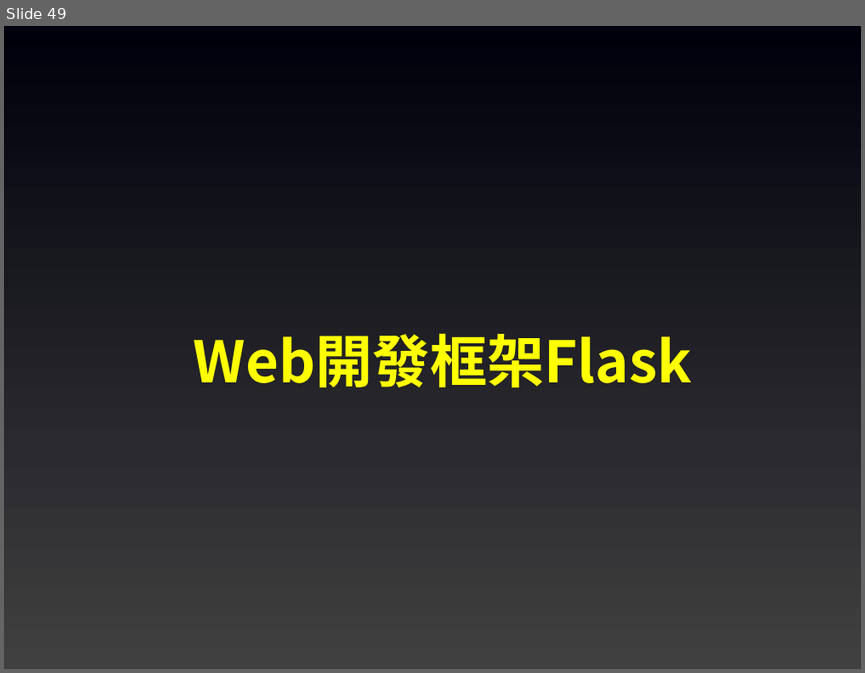
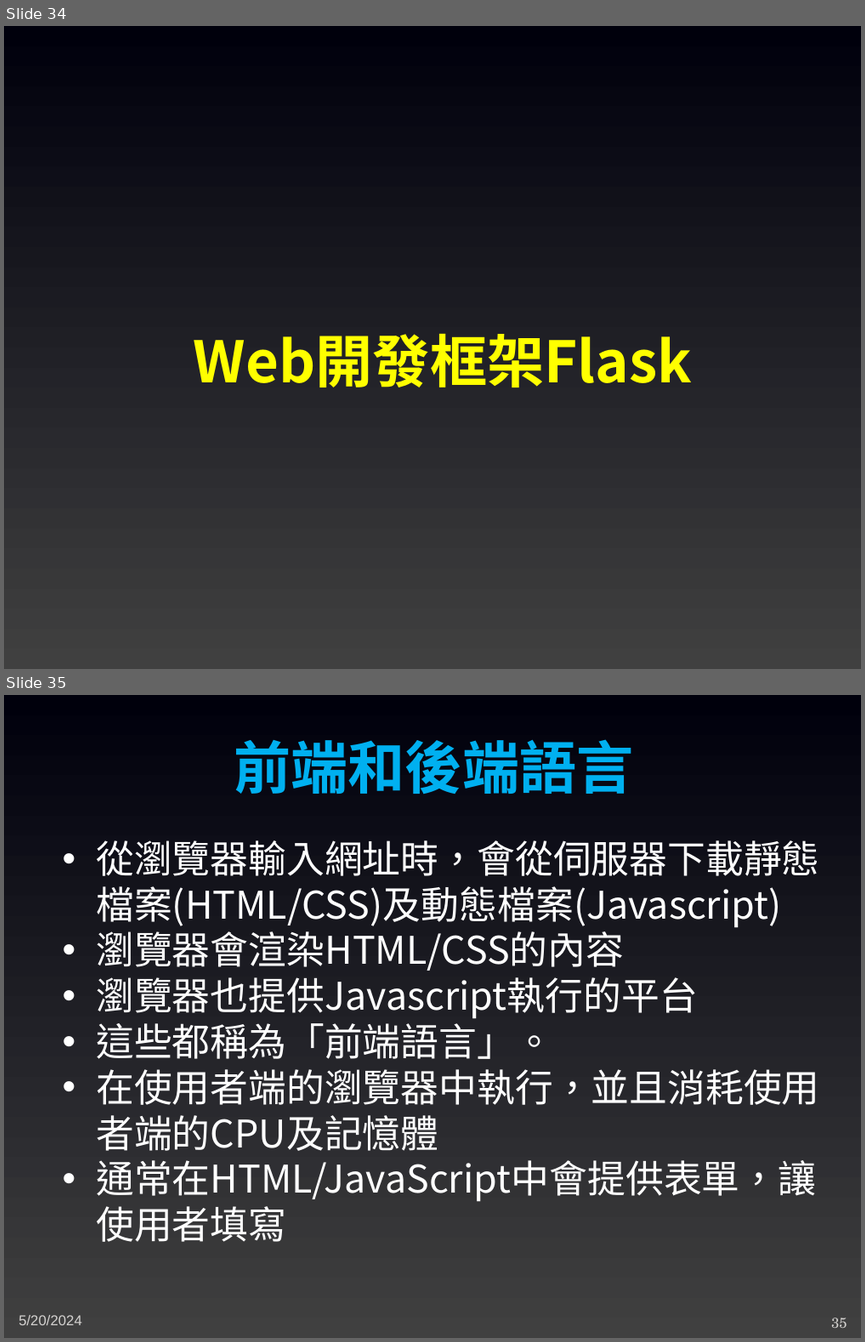
Before and after one commit to joshhu/sculinebot2024, a slide deck: Slides/05. 基礎觀念及知識.pptx. Shown one above the other, each under a label of ours: slide 49 before the commit, slides 34 and 35 after it. The pictures are 865x673 and 865x1342 pixels, drawn with LibreOffice and Linux fonts; fonts in the diff are those of the drawing. Boxes give left, top, right and bottom in pixels: in the first picture for what was removed or moved away, otherwise in the second. Text is boxed around its words. In the diff, an @@ line names an element or a change of style, - is before the commit and + after.

```diff
--- a/Slides/05. 基礎觀念及知識.pptx
+++ b/Slides/05. 基礎觀念及知識.pptx
@@ slide 35 added at bbox=[4, 695, 861, 1338], background gradient #404040 to #00000C @@
@@ text added at bbox=[234, 739, 633, 794], 48 pt, text #00B0F0, bold @@
+前端和後端語言
@@ text added at bbox=[96, 840, 820, 1242], 32 pt, text #FFFFFF @@
+• 從瀏覽器輸入網址時，會從伺服器下載靜態檔案(HTML/CSS)及動態檔案(Javascript)
+• 瀏覽器會渲染HTML/CSS的內容
+• 瀏覽器也提供Javascript執行的平台
+• 這些都稱為「前端語言」。
+• 在使用者端的瀏覽器中執行，並且消耗使用者端的CPU及記憶體
+• 通常在HTML/JavaScript中會提供表單，讓使用者填寫
@@ text added at bbox=[18, 1315, 82, 1325], 12 pt, text #D4D2D0 @@
+5/20/2024
@@ page number added at bbox=[831, 1317, 847, 1327], 12 pt, text #D4D2D0 @@
+35
@@ what was slide 49 is now slide 34 @@
```
Also in this commit, not shown: 7 slides changed, 13 other slides added, 20 slides removed, 4 other files.
